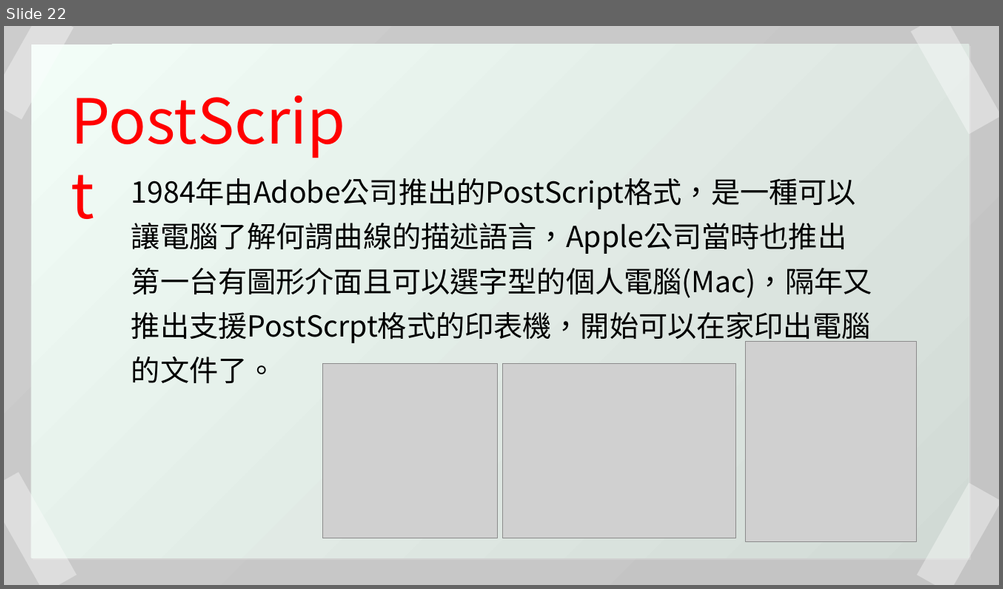
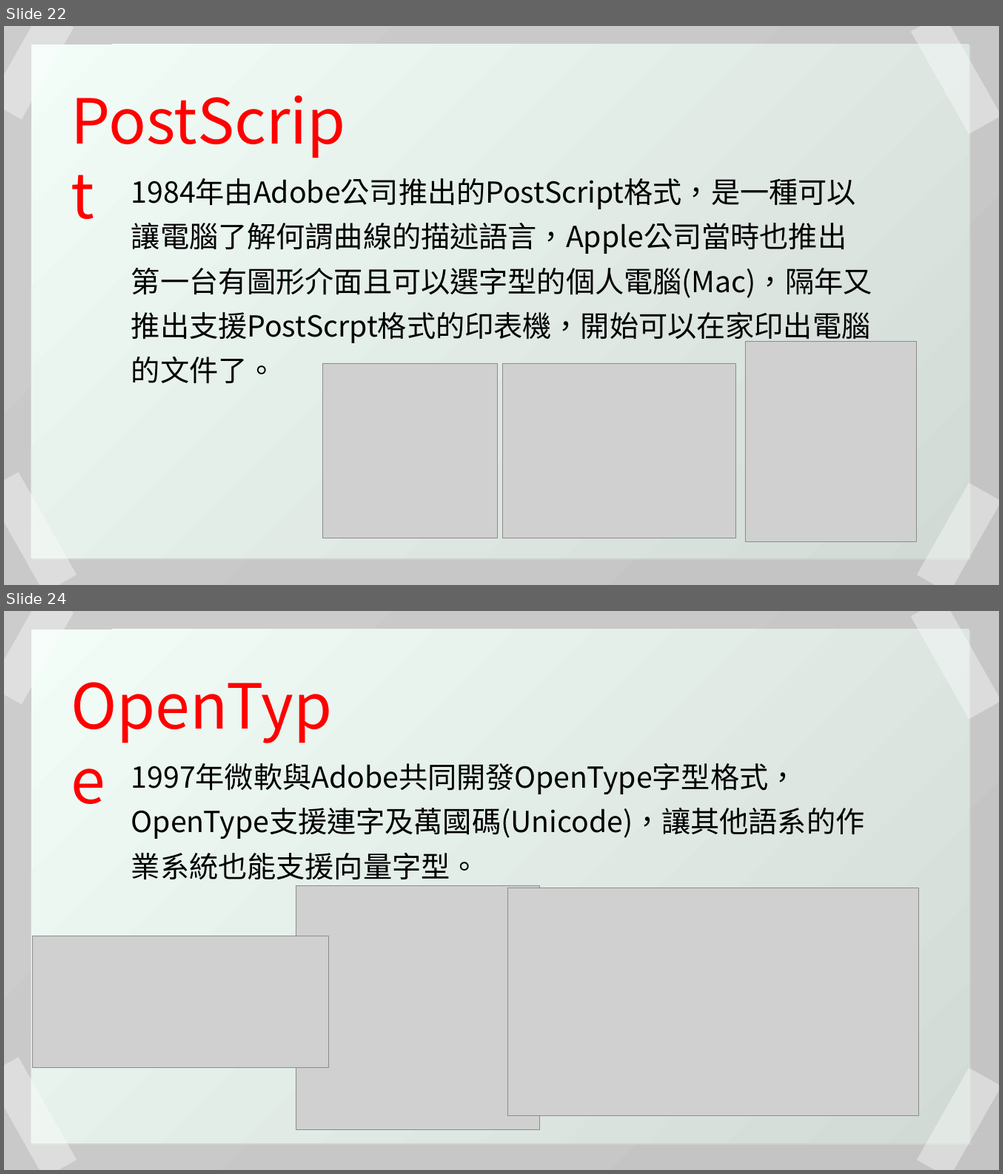
Before and after one commit to duckken1026/computer-font, a slide deck: 109590029_鄭傳脩_藝術概論期中報告.pptx. Shown one above the other, each under a label of ours: slide 22 before the commit, slides 22 and 24 after it; the slides between them are not shown. The pictures are 1003x589 and 1003x1174 pixels, drawn with LibreOffice and Linux fonts; fonts in the diff are those of the drawing; grey boxes stand for pictures. Boxes give left, top, right and bottom in pixels: in the first picture for what was removed or moved away, otherwise in the second. Text is boxed around its words. In the diff, an @@ line names an element or a change of style, - is before the commit and + after.

Commit message:
Update ppt(TextType)

```diff
--- a/109590029_鄭傳脩_藝術概論期中報告.pptx
+++ b/109590029_鄭傳脩_藝術概論期中報告.pptx
@@ slide 24 added at (x1=4, y1=611, x2=999, y2=1170), background #FFFFFF; not listed: 1 template element that a slide beside it also shows @@
@@ rectangle added at (x1=4, y1=611, x2=74, y2=704), fill #FFFFFF at 38% opacity @@
@@ rectangle added at (x1=31, y1=629, x2=969, y2=1143), fill gradient #F2FDF7 to #D1DAD5 @@
@@ rectangle added at (x1=910, y1=611, x2=999, y2=719), fill #FFFFFF at 38% opacity @@
@@ text added at (x1=64, y1=664, x2=347, y2=746), 60 pt, text #FF0000 @@
+OpenType
@@ text added at (x1=131, y1=763, x2=865, y2=880), 28 pt, text #000000 @@
+1997年微軟與Adobe共同開發OpenType字型格式，OpenType支援連字及萬國碼(Unicode)，讓其他語系的作業系統也能支援向量字型。
@@ picture added at (x1=296, y1=886, x2=540, y2=1130) @@
@@ picture added at (x1=508, y1=889, x2=919, y2=1117) @@
@@ picture added at (x1=32, y1=937, x2=329, y2=1068) @@
@@ rectangle added at (x1=4, y1=1057, x2=77, y2=1170), fill #FFFFFF at 38% opacity @@
@@ rectangle added at (x1=916, y1=1068, x2=999, y2=1170), fill #FFFFFF at 38% opacity @@
```
Also in this commit, not shown: 1 other slide added.
